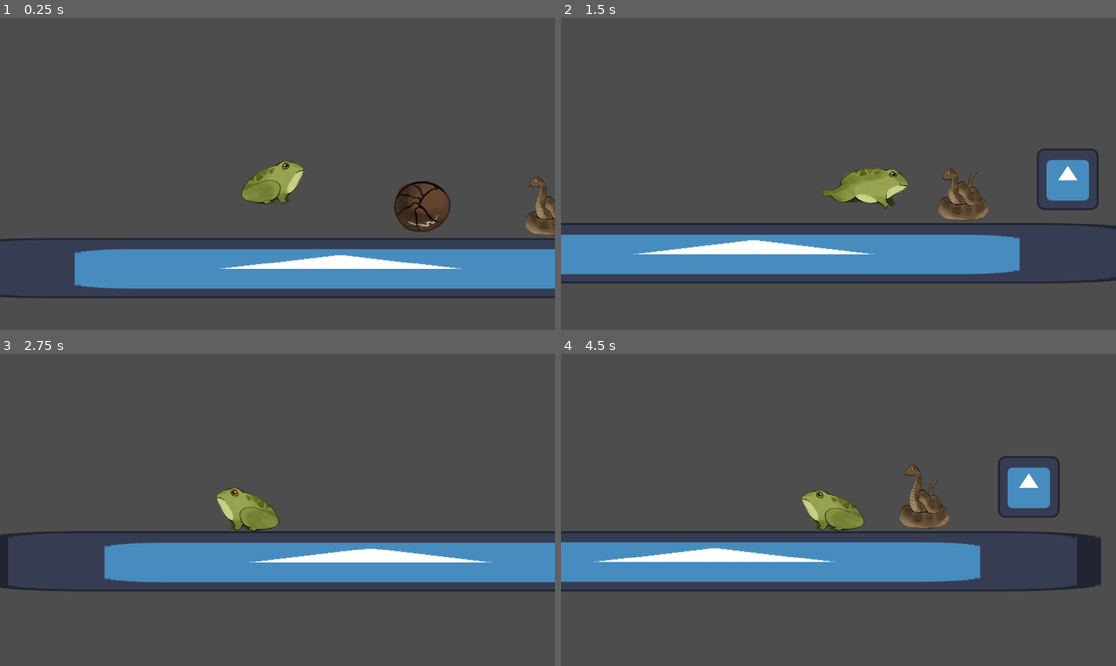
Above: before the commit, frames 1-4 (two rows, left to right).
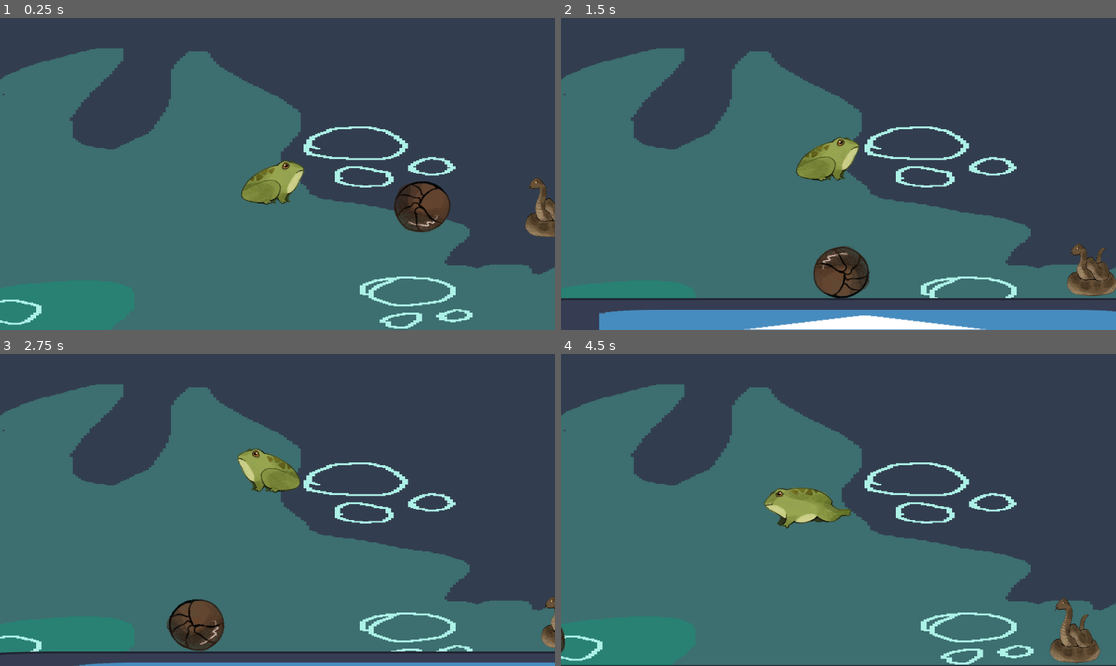
Above: after the commit, the same moments.

Repository: tmdragon2/Get-club-game-jam-project
Game: Godot game, scene res://World.tscn
The game is run twice, just before and just after one commit, with the same random seed, the same clock (stepped at 60 frames per second) and the same inputs. The engine's default icon, where the game draws it, is replaced by a stand-in: a white triangle on a blue panel in a dark square.
Inputs (mouse positions are in pixels of both pictures, inside the frame that each line leads up to):
- Up to frame 1 (0.25 s): no input
- Up to frame 2 (1.5 s): tap Enter (ui_accept) at 0.5 s; move the mouse to (960, 158) at 0.52 s; hold Right (Player_right) from 0.53 s (still down); click (960, 158) at 0.6 s; tap Space (Player_Jump) at 0.77 s; move the mouse to (727, 189) at 1.27 s; click (727, 189) at 1.35 s
- Up to frame 3 (2.75 s): tap Space (Player_Jump) at 1.52 s; move the mouse to (333, 441) at 2.02 s; release Right (Player_right) at 2.03 s; hold A (Player_left) from 2.03 s (still down); click (333, 441) at 2.1 s
- Up to frame 4 (4.5 s): move the mouse to (810, 572) at 2.77 s; release A (Player_left) at 2.78 s; hold Right (Player_right) 2.78-4.28 s; click (810, 572) at 2.85 s; tap Space (Player_Jump) at 3.02, 3.77 s; move the mouse to (1005, 556) at 3.52 s; click (1005, 556) at 3.6 s; move the mouse to (672, 463) at 4.27 s; hold A (Player_left) from 4.28 s (still down); click (672, 463) at 4.35 s

The runs differ from the first frame. In frame 1, 96% of the frame differs, in the area x 0-100%, y 0-100%; in frame 2, 93%; in frame 3, 95%; in frame 4, 96%.

Commit message:
the backgrounds
gsdgsd

Diff:
--- a/Get Gamejam/World.tscn
+++ b/Get Gamejam/World.tscn
@@ -1,9 +1,64 @@
-[gd_scene load_steps=6 format=3 uid="uid://bu2g0xqct1u5t"]
+[gd_scene load_steps=10 format=3 uid="uid://bu2g0xqct1u5t"]
 
 [ext_resource type="PackedScene" uid="uid://blr7g2hl3gej" path="res://Platform.tscn" id="1_vbp68"]
+[ext_resource type="Texture2D" uid="uid://ckld45pxsjg2q" path="res://Cave_Tileset.png" id="2_1dvpx"]
 [ext_resource type="PackedScene" uid="uid://ws1o58f8l44h" path="res://Player.tscn" id="2_km0iy"]
 [ext_resource type="PackedScene" uid="uid://degvwt1uuakvs" path="res://enemy.tscn" id="3_5mqlw"]
 [ext_resource type="PackedScene" uid="uid://b388mj5ldyxro" path="res://NME.tscn" id="4_ugeix"]
+[ext_resource type="Texture2D" uid="uid://bh4cy3l8esa4f" path="res://water background.png" id="6_ubvt6"]
+
+[sub_resource type="TileSetAtlasSource" id="TileSetAtlasSource_mxs38"]
+texture = ExtResource("2_1dvpx")
+0:0/0 = 0
+1:0/0 = 0
+2:0/0 = 0
+3:0/0 = 0
+4:0/0 = 0
+5:0/0 = 0
+6:0/0 = 0
+7:0/0 = 0
+8:0/0 = 0
+9:0/0 = 0
+0:1/0 = 0
+1:1/0 = 0
+2:1/0 = 0
+3:1/0 = 0
+4:1/0 = 0
+5:1/0 = 0
+6:1/0 = 0
+7:1/0 = 0
+8:1/0 = 0
+9:1/0 = 0
+0:2/0 = 0
+1:2/0 = 0
+2:2/0 = 0
+3:2/0 = 0
+4:2/0 = 0
+5:2/0 = 0
+6:2/0 = 0
+7:2/0 = 0
+8:2/0 = 0
+9:2/0 = 0
+10:2/0 = 0
+0:3/0 = 0
+1:3/0 = 0
+2:3/0 = 0
+3:3/0 = 0
+4:3/0 = 0
+5:3/0 = 0
+6:3/0 = 0
+7:3/0 = 0
+8:3/0 = 0
+9:3/0 = 0
+10:3/0 = 0
+4:4/0 = 0
+5:4/0 = 0
+6:4/0 = 0
+7:4/0 = 0
+8:4/0 = 0
+
+[sub_resource type="TileSet" id="TileSet_w5pbj"]
+sources/0 = SubResource("TileSetAtlasSource_mxs38")
 
 [sub_resource type="TileSet" id="TileSet_q5g81"]
 tile_size = Vector2i(160, 160)
@@ -11,8 +66,12 @@
 [node name="Node2D" type="Node2D"]
 
 [node name="Platform" parent="." instance=ExtResource("1_vbp68")]
-position = Vector2(617, 582)
+position = Vector2(581, 820)
 scale = Vector2(12.54, 0.975)
+
+[node name="TileMap" type="TileMap" parent="Platform"]
+tile_set = SubResource("TileSet_w5pbj")
+format = 2
 
 [node name="Platform2" parent="." instance=ExtResource("1_vbp68")]
 position = Vector2(-454, 375)
@@ -32,3 +91,17 @@
 
 [node name="NME" parent="." instance=ExtResource("4_ugeix")]
 position = Vector2(833, 426)
+
+[node name="ParallaxBackground" type="ParallaxBackground" parent="."]
+scroll_base_scale = Vector2(10, 10)
+scroll_limit_end = Vector2(100, 100)
+scroll_ignore_camera_zoom = true
+
+[node name="ParallaxLayer" type="ParallaxLayer" parent="ParallaxBackground"]
+motion_scale = Vector2(100, 100)
+motion_mirroring = Vector2(1, 1)
+
+[node name="Sprite2D" type="Sprite2D" parent="ParallaxBackground/ParallaxLayer"]
+position = Vector2(1214, 386)
+scale = Vector2(5.84766, 1.92578)
+texture = ExtResource("6_ubvt6")
--- a/Get Gamejam/enemy.tscn
+++ b/Get Gamejam/enemy.tscn
@@ -16,7 +16,7 @@
 [ext_resource type="Texture2D" uid="uid://dgn2xey5sitml" path="res://Animations/Snake attack/frame0024.png" id="14_4sgat"]
 
 [sub_resource type="RectangleShape2D" id="RectangleShape2D_nuk8x"]
-size = Vector2(110, 125)
+size = Vector2(114, 125)
 
 [sub_resource type="RectangleShape2D" id="RectangleShape2D_5wmvv"]
 size = Vector2(127, 130)
@@ -107,7 +107,7 @@
 script = ExtResource("1_4vw4l")
 
 [node name="CollisionShape2D" type="CollisionShape2D" parent="."]
-position = Vector2(1, 2.5)
+position = Vector2(-1, 2.5)
 shape = SubResource("RectangleShape2D_nuk8x")
 
 [node name="Hurtbox" type="Area2D" parent="."]
@@ -129,7 +129,7 @@
 scale = Vector2(0.111, 0.195)
 sprite_frames = SubResource("SpriteFrames_afqgs")
 animation = &"Snake_attack"
-frame_progress = 0.651989
+frame_progress = 0.534861
 
 [connection signal="body_entered" from="Hurtbox" to="." method="_on_hurtbox_body_entered"]
 [connection signal="body_exited" from="Hurtbox" to="." method="_on_hurtbox_body_exited"]
--- a/Get Gamejam/titlescreen.tscn
+++ b/Get Gamejam/titlescreen.tscn
@@ -20,16 +20,26 @@
 [node name="VBoxContainer" type="VBoxContainer" parent="MarginContainer"]
 layout_mode = 2
 
-[node name="Button2" type="Button" parent="MarginContainer"]
-layout_mode = 2
-text = "Quit"
-
 [node name="Control" type="Control" parent="MarginContainer"]
 layout_mode = 2
 
+[node name="Button2" type="Button" parent="MarginContainer/Control"]
+layout_mode = 2
+offset_left = 545.0
+offset_top = 458.0
+offset_right = 587.0
+offset_bottom = 489.0
+text = "Quit"
+
 [node name="Button" type="Button" parent="MarginContainer/Control"]
 layout_mode = 2
-offset_right = 42.0
-offset_bottom = 31.0
+anchor_left = 2.41463
+anchor_top = 3.51613
+anchor_right = 2.41463
+anchor_bottom = 3.51613
+offset_left = 447.0
+offset_top = 255.0
+offset_right = 489.0
+offset_bottom = 286.0
 text = "Play"
 metadata/_edit_use_anchors_ = true
Binary file added: Get Gamejam/Cave_Tileset.png
Not shown, added: Get Gamejam/Cave_Tileset.png.import
Binary file added: Get Gamejam/Cave_decorations.png
Not shown, added: Get Gamejam/Cave_decorations.png.import
Binary file added: Get Gamejam/sky background.png
Not shown, added: Get Gamejam/sky background.png.import
Binary file added: Get Gamejam/water background.png
Not shown, added: Get Gamejam/water background.png.import
